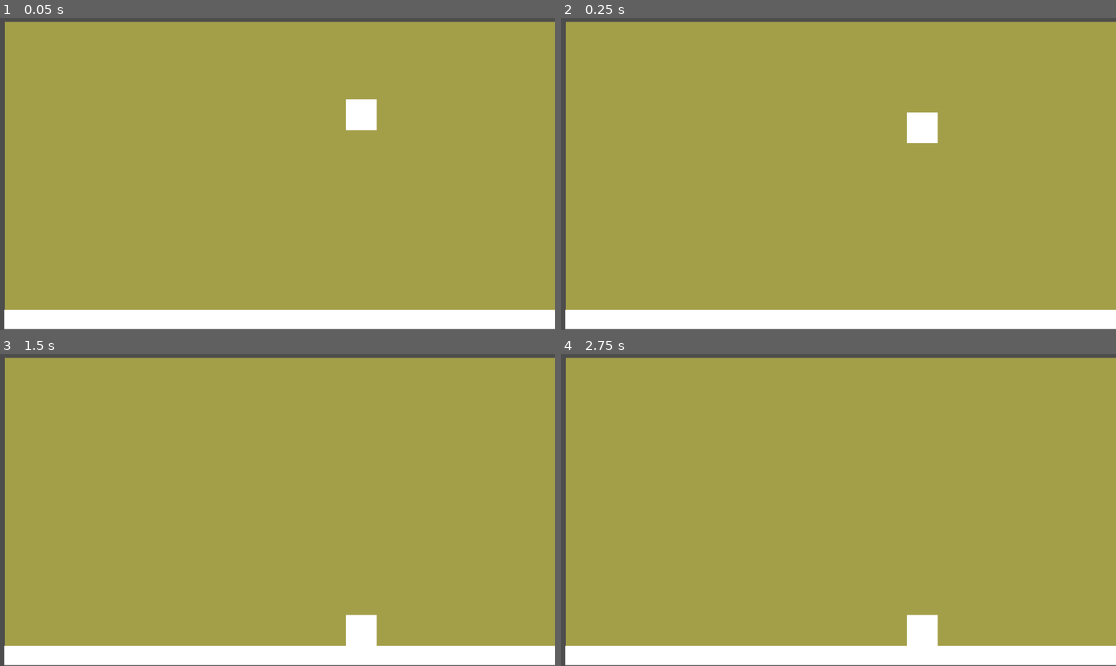
Above: before the commit, frames 1-4 (two rows, left to right).
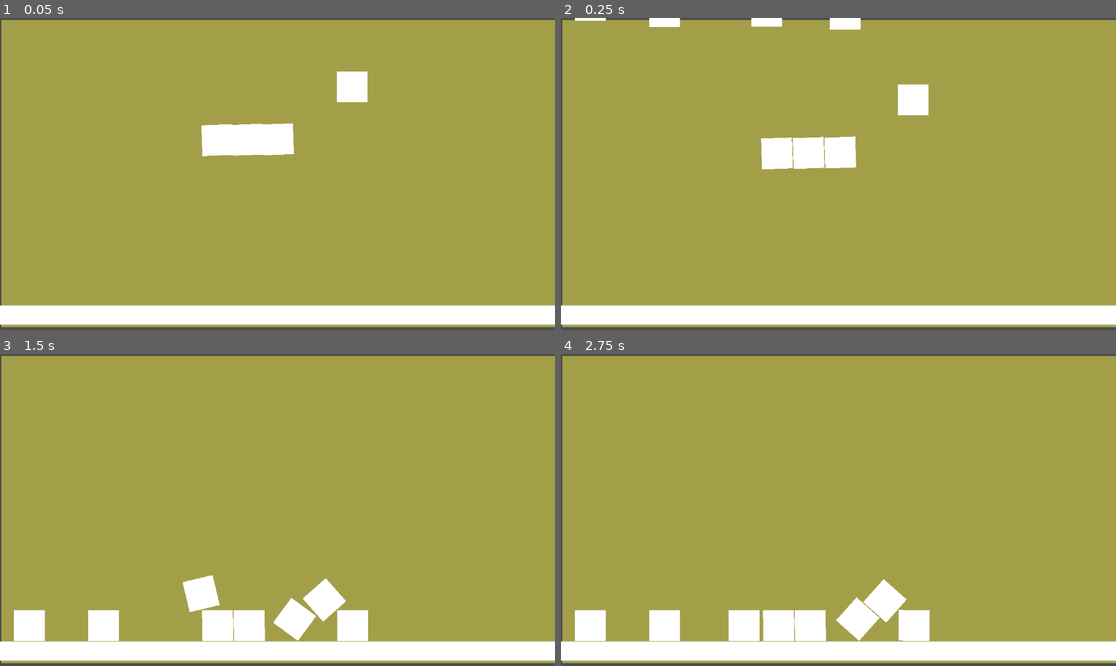
Above: after the commit, the same moments.

Repository: Bonatrix/trilha-godot
Game: Godot game, scene res://node_2d.tscn
The game is run twice, just before and just after one commit, with the same random seed, the same clock (stepped at 60 frames per second) and the same inputs.
Inputs:
- Up to frame 1 (0.05 s): no input
- Up to frame 2 (0.25 s): no input
- Up to frame 3 (1.5 s): no input
- Up to frame 4 (2.75 s): no input

The runs differ from the first frame. In frame 1, 7.1% of the frame differs, in the area x 0-100%, y 0-100%; in frame 2, 7.6%; in frame 3, 8.6%; in frame 4, 8.6%.

Commit message:
Adicionado com sucesso a  estrutura fìsica do projeto.

Diff:
--- a/projeto-2/node_2d.tscn
+++ b/projeto-2/node_2d.tscn
@@ -1,7 +1,7 @@
 [gd_scene load_steps=3 format=3 uid="uid://cjli0v4w57wix"]
 
 [sub_resource type="RectangleShape2D" id="RectangleShape2D_y32ns"]
-size = Vector2(64, 64)
+size = Vector2(66, 66)
 
 [sub_resource type="RectangleShape2D" id="RectangleShape2D_wtcfe"]
 size = Vector2(1161.5, 40)
@@ -10,20 +10,189 @@
 position = Vector2(2, -9)
 
 [node name="ColorRect" type="ColorRect" parent="."]
-offset_left = 8.0
-offset_top = 17.0
-offset_right = 1168.0
-offset_bottom = 655.0
+offset_left = 1.0
+offset_top = 13.0
+offset_right = 1161.0
+offset_bottom = 651.0
 color = Color(0.690196, 0.670588, 0.282353, 0.866667)
 
 [node name="RigidBody2D" type="RigidBody2D" parent="."]
 position = Vector2(-10, 12)
 
 [node name="CollisionShape2D" type="CollisionShape2D" parent="RigidBody2D"]
-position = Vector2(758, 197)
+position = Vector2(522, 249)
 shape = SubResource("RectangleShape2D_y32ns")
 
 [node name="ColorRect" type="ColorRect" parent="RigidBody2D/CollisionShape2D"]
+offset_left = -32.0
+offset_top = -32.0
+offset_right = 32.0
+offset_bottom = 32.0
+
+[node name="RigidBody2D9" type="RigidBody2D" parent="."]
+position = Vector2(-10, 12)
+
+[node name="CollisionShape2D" type="CollisionShape2D" parent="RigidBody2D9"]
+position = Vector2(522, 249)
+shape = SubResource("RectangleShape2D_y32ns")
+
+[node name="ColorRect" type="ColorRect" parent="RigidBody2D9/CollisionShape2D"]
+offset_left = -32.0
+offset_top = -32.0
+offset_right = 32.0
+offset_bottom = 32.0
+
+[node name="RigidBody2D10" type="RigidBody2D" parent="."]
+position = Vector2(-259, 500)
+
+[node name="CollisionShape2D" type="CollisionShape2D" parent="RigidBody2D10"]
+position = Vector2(522, 249)
+shape = SubResource("RectangleShape2D_y32ns")
+
+[node name="ColorRect" type="ColorRect" parent="RigidBody2D10/CollisionShape2D"]
+offset_left = -32.0
+offset_top = -32.0
+offset_right = 32.0
+offset_bottom = 32.0
+
+[node name="RigidBody2D11" type="RigidBody2D" parent="."]
+position = Vector2(2, 456)
+
+[node name="CollisionShape2D" type="CollisionShape2D" parent="RigidBody2D11"]
+position = Vector2(522, 249)
+shape = SubResource("RectangleShape2D_y32ns")
+
+[node name="ColorRect" type="ColorRect" parent="RigidBody2D11/CollisionShape2D"]
+offset_left = -32.0
+offset_top = -32.0
+offset_right = 32.0
+offset_bottom = 32.0
+
+[node name="RigidBody2D12" type="RigidBody2D" parent="."]
+position = Vector2(264, 471)
+
+[node name="CollisionShape2D" type="CollisionShape2D" parent="RigidBody2D12"]
+position = Vector2(522, 249)
+shape = SubResource("RectangleShape2D_y32ns")
+
+[node name="ColorRect" type="ColorRect" parent="RigidBody2D12/CollisionShape2D"]
+offset_left = -32.0
+offset_top = -32.0
+offset_right = 32.0
+offset_bottom = 32.0
+
+[node name="RigidBody2D13" type="RigidBody2D" parent="."]
+position = Vector2(-130, 497)
+
+[node name="CollisionShape2D" type="CollisionShape2D" parent="RigidBody2D13"]
+position = Vector2(522, 249)
+shape = SubResource("RectangleShape2D_y32ns")
+
+[node name="ColorRect" type="ColorRect" parent="RigidBody2D13/CollisionShape2D"]
+offset_left = -32.0
+offset_top = -32.0
+offset_right = 32.0
+offset_bottom = 32.0
+
+[node name="RigidBody2D14" type="RigidBody2D" parent="."]
+position = Vector2(447, 466)
+
+[node name="CollisionShape2D" type="CollisionShape2D" parent="RigidBody2D14"]
+position = Vector2(522, 249)
+shape = SubResource("RectangleShape2D_y32ns")
+
+[node name="ColorRect" type="ColorRect" parent="RigidBody2D14/CollisionShape2D"]
+offset_left = -32.0
+offset_top = -32.0
+offset_right = 32.0
+offset_bottom = 32.0
+
+[node name="RigidBody2D6" type="RigidBody2D" parent="."]
+position = Vector2(-309, -281)
+
+[node name="CollisionShape2D" type="CollisionShape2D" parent="RigidBody2D6"]
+position = Vector2(522, 249)
+shape = SubResource("RectangleShape2D_y32ns")
+
+[node name="ColorRect" type="ColorRect" parent="RigidBody2D6/CollisionShape2D"]
+offset_left = -32.0
+offset_top = -32.0
+offset_right = 32.0
+offset_bottom = 32.0
+
+[node name="RigidBody2D7" type="RigidBody2D" parent="."]
+position = Vector2(-463, -294)
+
+[node name="CollisionShape2D" type="CollisionShape2D" parent="RigidBody2D7"]
+position = Vector2(522, 249)
+shape = SubResource("RectangleShape2D_y32ns")
+
+[node name="ColorRect" type="ColorRect" parent="RigidBody2D7/CollisionShape2D"]
+offset_left = -32.0
+offset_top = -32.0
+offset_right = 32.0
+offset_bottom = 32.0
+
+[node name="RigidBody2D8" type="RigidBody2D" parent="."]
+position = Vector2(-438, 479)
+
+[node name="CollisionShape2D" type="CollisionShape2D" parent="RigidBody2D8"]
+position = Vector2(522, 249)
+shape = SubResource("RectangleShape2D_y32ns")
+
+[node name="ColorRect" type="ColorRect" parent="RigidBody2D8/CollisionShape2D"]
+offset_left = -32.0
+offset_top = -32.0
+offset_right = 32.0
+offset_bottom = 32.0
+
+[node name="RigidBody2D4" type="RigidBody2D" parent="."]
+position = Vector2(66, -276)
+
+[node name="CollisionShape2D" type="CollisionShape2D" parent="RigidBody2D4"]
+position = Vector2(522, 249)
+shape = SubResource("RectangleShape2D_y32ns")
+
+[node name="ColorRect" type="ColorRect" parent="RigidBody2D4/CollisionShape2D"]
+offset_left = -32.0
+offset_top = -32.0
+offset_right = 32.0
+offset_bottom = 32.0
+
+[node name="RigidBody2D5" type="RigidBody2D" parent="."]
+position = Vector2(-97, -282)
+
+[node name="CollisionShape2D" type="CollisionShape2D" parent="RigidBody2D5"]
+position = Vector2(522, 249)
+shape = SubResource("RectangleShape2D_y32ns")
+
+[node name="ColorRect" type="ColorRect" parent="RigidBody2D5/CollisionShape2D"]
+offset_left = -32.0
+offset_top = -32.0
+offset_right = 32.0
+offset_bottom = 32.0
+
+[node name="RigidBody2D3" type="RigidBody2D" parent="."]
+position = Vector2(-10, 12)
+
+[node name="CollisionShape2D" type="CollisionShape2D" parent="RigidBody2D3"]
+position = Vector2(522, 249)
+shape = SubResource("RectangleShape2D_y32ns")
+
+[node name="ColorRect" type="ColorRect" parent="RigidBody2D3/CollisionShape2D"]
+offset_left = -32.0
+offset_top = -32.0
+offset_right = 32.0
+offset_bottom = 32.0
+
+[node name="RigidBody2D2" type="RigidBody2D" parent="."]
+position = Vector2(207, -98)
+
+[node name="CollisionShape2D" type="CollisionShape2D" parent="RigidBody2D2"]
+position = Vector2(522, 249)
+shape = SubResource("RectangleShape2D_y32ns")
+
+[node name="ColorRect" type="ColorRect" parent="RigidBody2D2/CollisionShape2D"]
 offset_left = -32.0
 offset_top = -32.0
 offset_right = 32.0
@@ -33,11 +202,11 @@
 position = Vector2(1, 10)
 
 [node name="CollisionShape2D" type="CollisionShape2D" parent="StaticBody2D"]
-position = Vector2(586, 625)
+position = Vector2(576, 616)
 shape = SubResource("RectangleShape2D_wtcfe")
 
 [node name="ColorRect2" type="ColorRect" parent="StaticBody2D/CollisionShape2D"]
-offset_left = -580.0
+offset_left = -583.0
 offset_top = -20.0
-offset_right = 580.0
+offset_right = 577.0
 offset_bottom = 20.0
